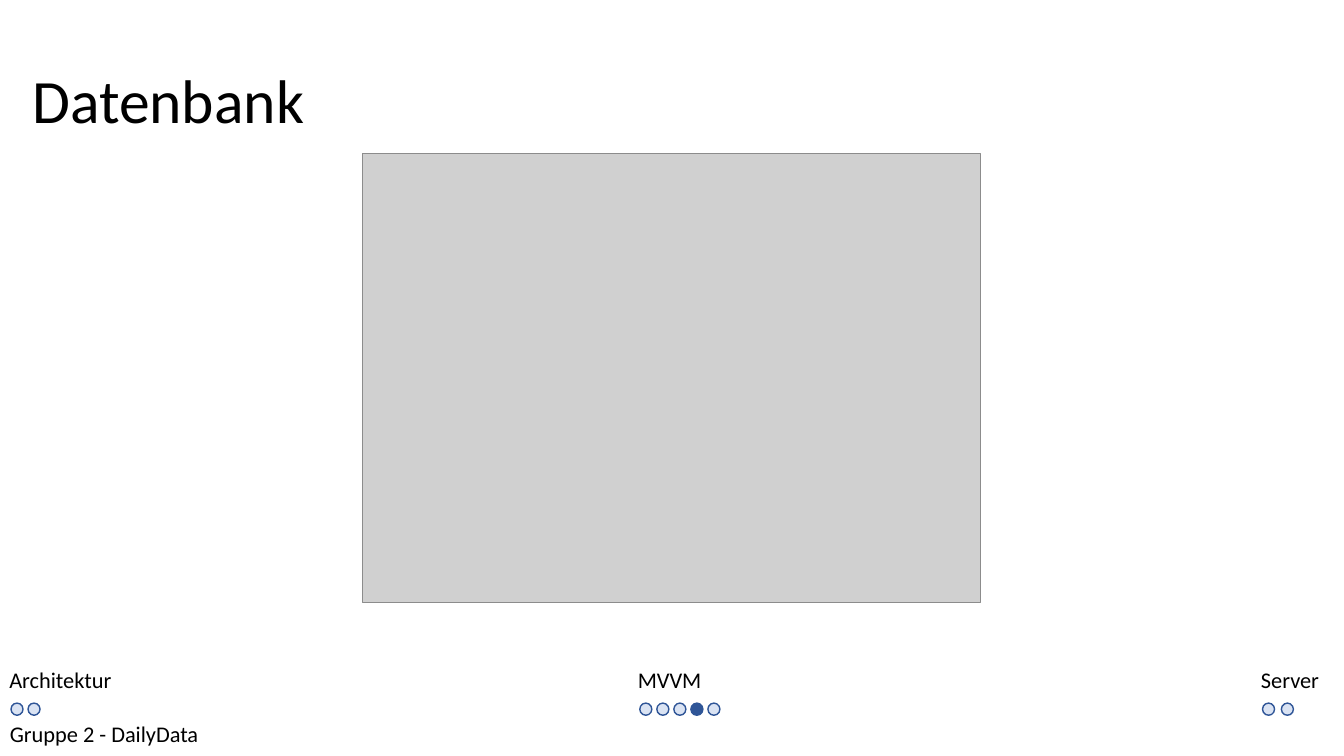
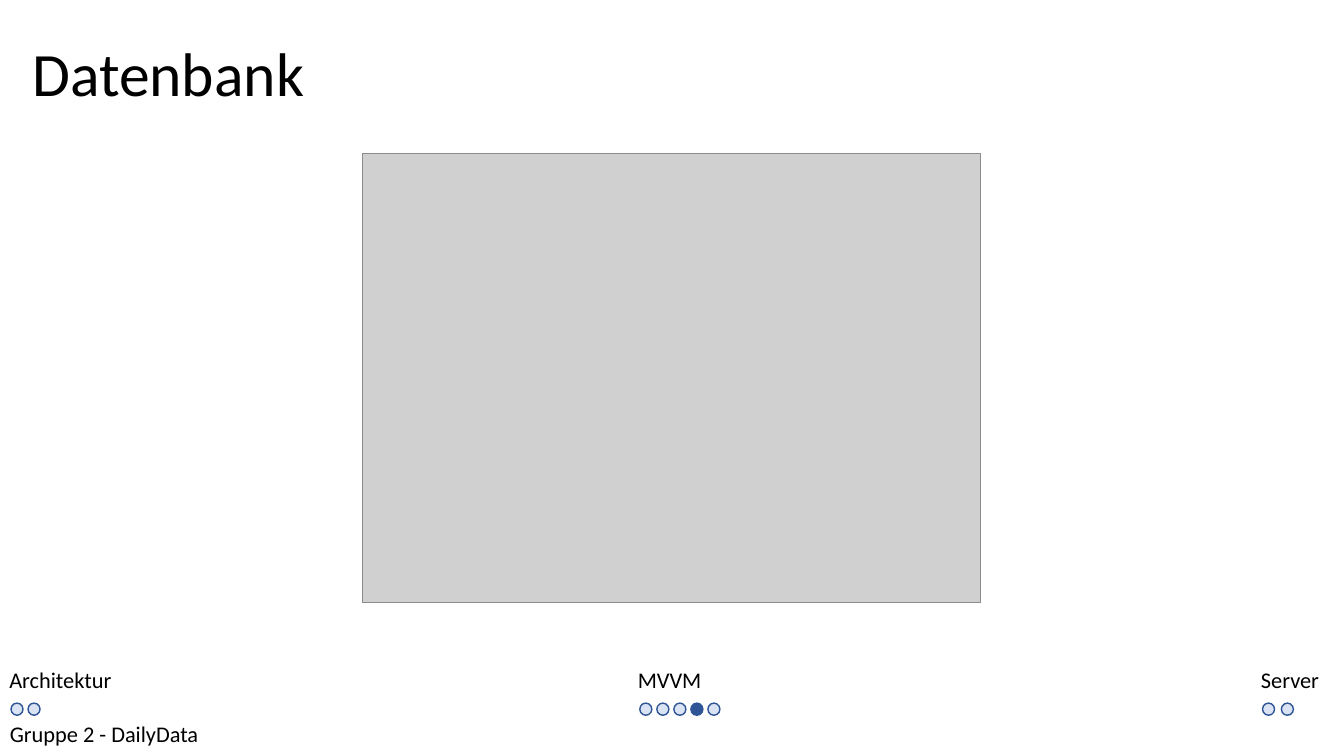
Before and after one commit to kittyahy/PSEAppGruppe2, a slide deck: slide 9 of Praesentationen/02-Entwurfsphase/Entwurf Präsentation.pptx. Drawn at 1344x756 pixels with LibreOffice and Linux fonts; fonts in the diff are those of the drawing; grey boxes stand for pictures. Boxes give left, top, right and bottom in pixels: in the first picture for what was removed or moved away, otherwise in the second. Text is boxed around its words. In the diff, an @@ line names an element or a change of style, - is before the commit and + after.

```diff
--- a/Praesentationen/02-Entwurfsphase/Entwurf Präsentation.pptx
+++ b/Praesentationen/02-Entwurfsphase/Entwurf Präsentation.pptx
@@ text "Datenbank": place and size @@
-text "Datenbank" at box(32, 80, 304, 124)
+text "Datenbank" at box(32, 53, 304, 97)
```
Also in this commit, not shown: 10 other slides changed.
